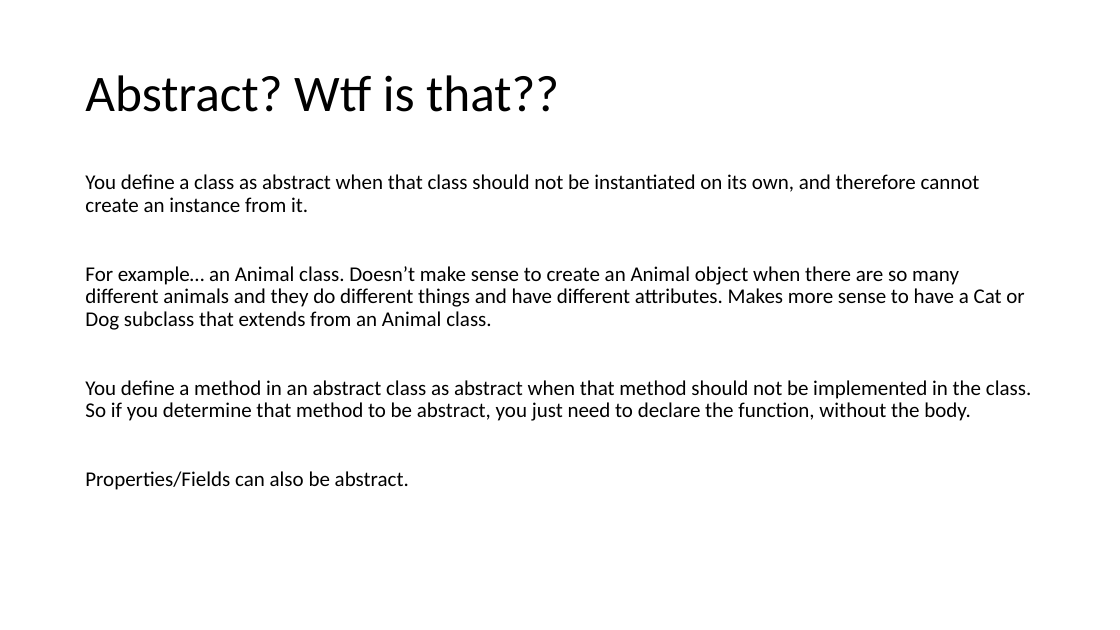
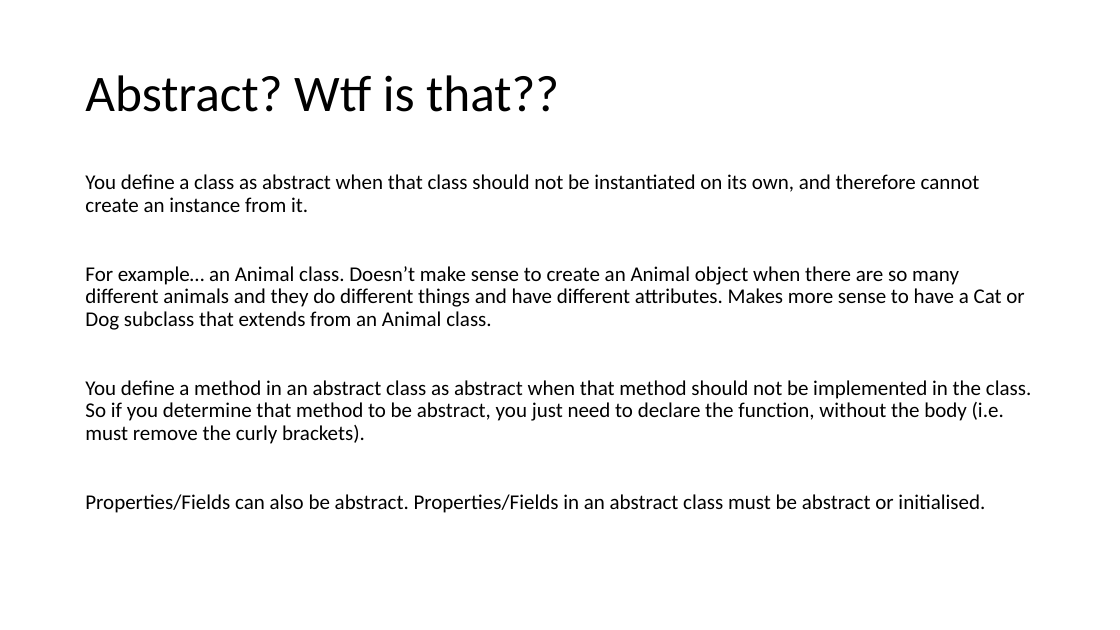
Before and after one commit to joellecorliss/Associate-Android-Developer, a slide deck: slide 11 of Android Basics in Kotlin.pptx (slide 9 before the commit). Drawn at 1120x630 pixels with LibreOffice and Linux fonts; fonts in the diff are those of the drawing. Boxes give left, top, right and bottom in pixels: in the first picture for what was removed or moved away, otherwise in the second. Text is boxed around its words. In the diff, an @@ line names an element or a change of style, - is before the commit and + after.

Commit message:
updated slides

```diff
--- a/Android Basics in Kotlin.pptx
+++ b/Android Basics in Kotlin.pptx
@@ text at [85, 380, 1031, 513]: text changed @@
-You define a method in an abstract class as abstract when that method should not be implemented in the class. So if you determine that method to be abstract, you just need to declare the function, without the body.
-Properties/Fields can also be abstract.
+You define a method in an abstract class as abstract when that method should not be implemented in the class. So if you determine that method to be abstract, you just need to declare the function, without the body (i.e. must remove the curly brackets).
+Properties/Fields can also be abstract. Properties/Fields in an abstract class must be abstract or initialised.
```
Also in this commit, not shown: 6 other slides changed, 11 slides added, 1 slide removed.
